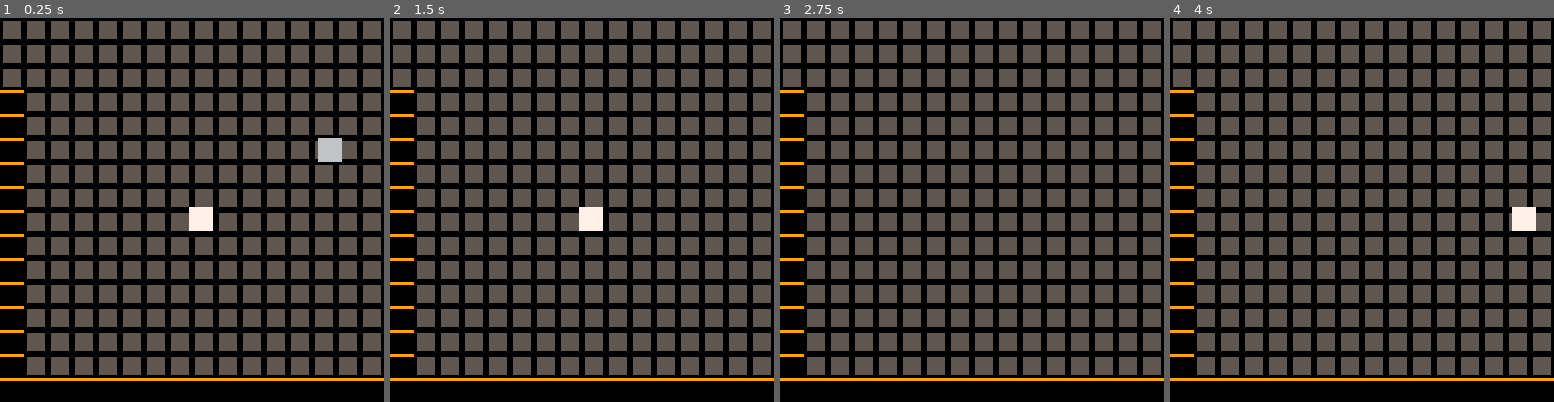
Above: before the commit, frames 1-4 (left to right).
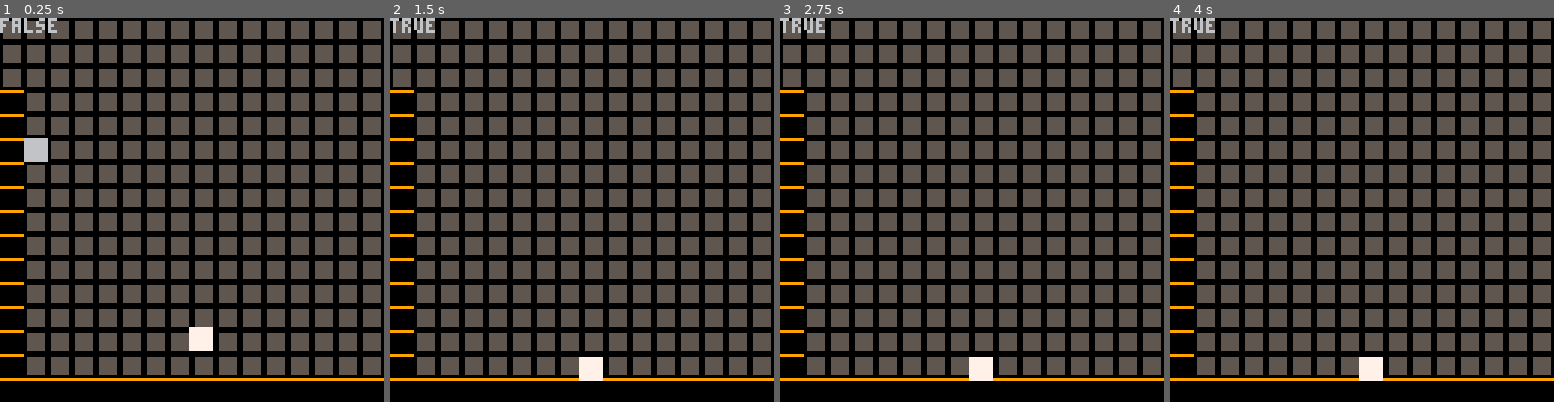
Above: after the commit, the same moments.

Repository: alstonStone/pico8_T-Jump
Game: PICO-8 cartridge t-jump.p8
Same seed, same stepped clock (60 frames per second), same inputs: the game is played once before the commit and once after it.
Inputs:
- Up to frame 1 (0.25 s): no input
- Up to frame 2 (1.5 s): tap X (X key) at 0.33, 1.07 s
- Up to frame 3 (2.75 s): hold Right 1.6-2.1 s; tap X (X key) at 1.85 s; hold Right from 2.47 s (still down)
- Up to frame 4 (4 s): tap X (X key) at 2.97 s; release Right at 3.03 s; hold Left 3.08-3.58 s

The runs differ from the first frame. In frame 1, 1.8% of the frame differs, in the area x 0-90%, y 0-87%; in frame 2, 1.0%; in frame 3, 0.6%; in frame 4, 1.0%.

Commit message:
AABB
axis aligned bounding box collision implemented inside of the player.

Diff:
--- a/t-jump.p8
+++ b/t-jump.p8
@@ -4,6 +4,7 @@
 --main--
 
 function _init()
+	debug=false
 	gravity=5
 	--p_init()
 	plr_init()
@@ -94,7 +95,7 @@
 
 function bm_init()
 	blocks={}
-	add(blocks, spawn_block(rnd(120),0))
+	add(blocks, spawn_block(flr(rnd(15))*8,0))
 end
 
 
@@ -136,6 +137,11 @@
 	plr={}
 	plr.x=63
 	plr.y=63
+	plr.dx=0
+	plr.dy=0
+	plr.w=8
+	plr.h=8
+
 	plr.is_gnd=false
 	plr.speed=3
 	plr.jump=0
@@ -145,15 +151,16 @@
 
 
 function plr_update()
-	plr.is_gnd=is_grounded()
-
+	plr.is_gnd=collide()
+	apply_gravity()
 	move_plr()
-	--apply_gravity()
+
 end
 
 
 function plr_draw()
 	spr(1,plr.x,plr.y)
+	print(plr.is_gnd)
 end
 
 
@@ -163,7 +170,7 @@
 	if (collide()) plr.x=lx
 	ly=plr.y
 	move_ud()
-	if (collide()) plr.y=ly
+	if (plr.is_gnd) plr.y=ly
 end
 
 
@@ -199,18 +206,57 @@
 end
 
 
-function is_grounded()
-	local bl={x=plr.x,y=plr.y+7}--bottom left--
-	local br={x=plr.x+7,y=plr.y+7}--bottom right--
-
-	local blc=fget(mget(bl.x,bl.y),0)--bl collision--
-	local brc=fget(mget(br.x,br.y),0)--br collision--
-
-	return blc or brc
-end
-
-
-
+
+
+function solid_at(pixel_x,pixel_y)
+	local tile_x=flr(pixel_x/8)
+	local tile_y=flr(pixel_y/8)
+	return fget(mget(tile_x,tile_y),0)
+end
+
+
+function check_collision(x,y,w,h)
+	return solid_at(x    ,y)
+		or    solid_at(x+w-1,y)
+		or    solid_at(x    ,y+h-1)
+		or    solid_at(x+w-1,y+h-1)
+end
+
+
+function move_player()
+	--horizontal--
+	plr.x+=plr.dx
+	if check_collision(plr.x,plr.y,plr.w,plr.h) then
+		if plr.dx>0 then
+			--hit a wall on the right side--
+			local tile_x=flr((plr.x+plr.w-1)/8)
+			plr.x = (tile_x*8)-plr.w
+		elseif plr.dx<0 then
+			--hit a wall on the left--
+			local tile_x=flr(plr.x/8)
+			plr.x=tile_x*8+8
+		end
+		plr.dx=0
+	end
+
+	--vertical--
+	plr.is_gnd=false
+	plr.y+=dy
+
+	if check_collision(plr.x,plr.y,plr.w,plr.h) then
+		if ply.dy>0 then
+			--landed--
+			local tile_y=flr((plr.y-plr.h-1)/8)
+			plr.y=(tile_y*8)+plr.h
+			plr.is_gnd=true
+		elseif plr.dy<0 then
+			--hit head--
+			local tile_y=flr((plr.y+plr.h)/8)
+			plr.y=tile_y*8+8
+		end
+		plr.dy=0
+	end
+end
 
 
 __gfx__
